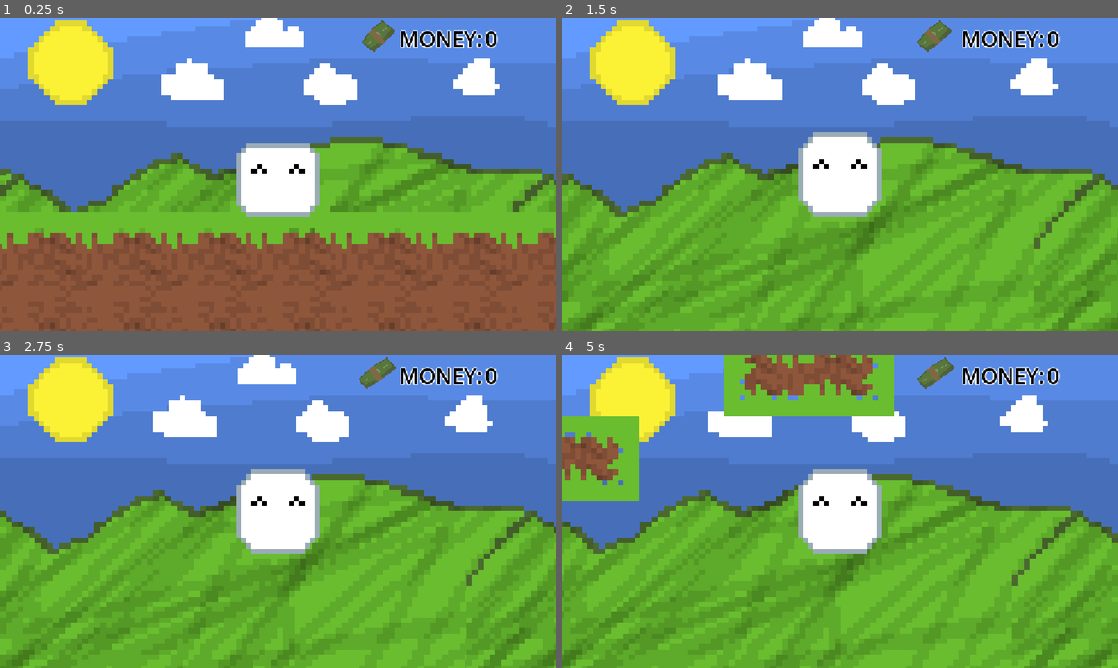
Above: before the commit, frames 1-4 (two rows, left to right).
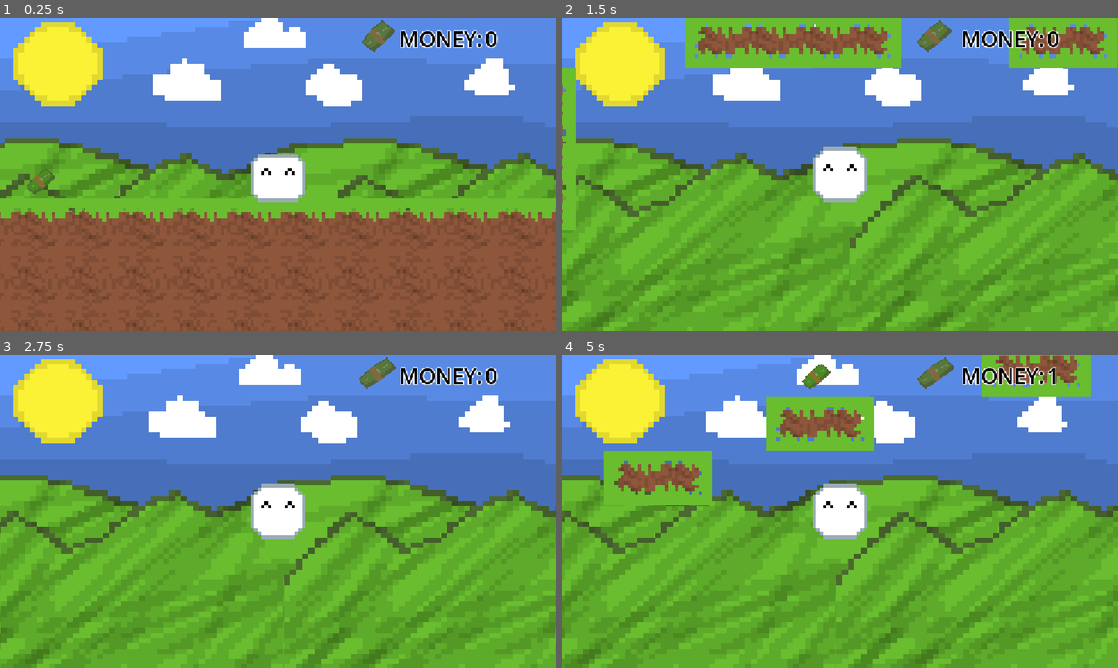
Above: after the commit, the same moments.

Repository: leolevd/Haven-Lisbon-2026
Game: Godot game, scene res://main.tscn
Two runs of this game, one before a commit and one after it. Both use one fixed random seed, a clock stepped at 60 frames per second and the inputs below.
Inputs:
- Up to frame 1 (0.25 s): no input
- Up to frame 2 (1.5 s): tap Enter (ui_accept) at 0.5, 0.77 s; hold Right (ui_right) from 0.53 s (still down)
- Up to frame 3 (2.75 s): tap Enter (ui_accept) at 1.52 s; release Right (ui_right) at 2.03 s; hold Left (ui_left) from 2.03 s (still down)
- Up to frame 4 (5 s): release Left (ui_left) at 2.78 s; hold Right (ui_right) 2.78-4.28 s; tap Enter (ui_accept) at 3.02, 3.77, 4.52 s; hold Left (ui_left) from 4.28 s (still down)

The runs differ from the first frame. In frame 1, 22% of the frame differs, in the area x 0-100%, y 0-100%; in frame 2, 30%; in frame 3, 22%; in frame 4, 35%.

Commit message:
yayayayayay

Diff:
--- a/main.tscn
+++ b/main.tscn
@@ -124,23 +124,24 @@
 [node name="Parallax2D" type="Parallax2D" parent="ParallaxBG" unique_id=220468261]
 z_index = -1
 scroll_scale = Vector2(0, 0)
-repeat_size = Vector2(107, 0)
+repeat_size = Vector2(167, 0)
 repeat_times = 3
 ignore_camera_scroll = true
 
 [node name="Sprite2D" type="Sprite2D" parent="ParallaxBG/Parallax2D" unique_id=1138218521]
-position = Vector2(0.5000019, 0)
-scale = Vector2(1.07, 1)
+position = Vector2(0.5000057, 9.536743e-07)
+scale = Vector2(1.6718751, 1.5625)
 texture = ExtResource("1_ig7tw")
 
 [node name="Parallax2D2" type="Parallax2D" parent="ParallaxBG" unique_id=342766585]
 scroll_scale = Vector2(0.001, 0)
-repeat_size = Vector2(100, 0)
+repeat_size = Vector2(167, 0)
 autoscroll = Vector2(-0.5, 0)
 repeat_times = 3
 ignore_camera_scroll = true
 
 [node name="Sprite2D" type="Sprite2D" parent="ParallaxBG/Parallax2D2" unique_id=111673829]
+scale = Vector2(1.67, 1.56)
 texture = ExtResource("2_h2yge")
 
 [node name="Parallax2D3" type="Parallax2D" parent="ParallaxBG" unique_id=891106381]
@@ -153,17 +154,18 @@
 
 [node name="Sprite2D" type="Sprite2D" parent="ParallaxBG/Parallax2D3" unique_id=781443614]
 position = Vector2(-5.5, 0)
-scale = Vector2(1.11, 1)
+scale = Vector2(1.78, 1.56)
 texture = ExtResource("3_1bvp3")
 
 [node name="Parallax2D4" type="Parallax2D" parent="ParallaxBG" unique_id=1612563116]
 z_index = 2
 scroll_scale = Vector2(0, 0)
-repeat_size = Vector2(100, 0)
+repeat_size = Vector2(167, 0)
 repeat_times = 3
 ignore_camera_scroll = true
 
 [node name="Sprite2D" type="Sprite2D" parent="ParallaxBG/Parallax2D4" unique_id=30500476]
+scale = Vector2(1.67, 1.56)
 texture = ExtResource("4_1bvp3")
 
 [node name="bounceback" parent="." unique_id=278846895 instance=ExtResource("8_5vw27")]
@@ -176,14 +178,64 @@
 tile_map_data = PackedByteArray("AAD5/wIAAAABAAAAAAD6/wIAAAABAAAAAAD7/wIAAAABAAAAAAD8/wIAAAABAAAAAAD9/wIAAAABAAAAAAD+/w …(2000 unchanged characters)…
 tile_set = SubResource("TileSet_7mycd")
 
-[node name="coin" parent="tilemap" unique_id=175693411 instance=ExtResource("9_4c57u")]
-position = Vector2(-184, 26)
-
-[node name="coin2" parent="tilemap" unique_id=775007119 instance=ExtResource("9_4c57u")]
-position = Vector2(-133, 26)
-
-[node name="coin3" parent="tilemap" unique_id=1638592611 instance=ExtResource("9_4c57u")]
-position = Vector2(-71, 27)
-
 [node name="haystack" parent="." unique_id=464760062 instance=ExtResource("9_kek77")]
 position = Vector2(-272, -32)
+
+[node name="maney" type="Node" parent="." unique_id=1224474967]
+
+[node name="coin" parent="maney" unique_id=175693411 instance=ExtResource("9_4c57u")]
+position = Vector2(-184, 26)
+
+[node name="coin2" parent="maney" unique_id=2023820539 instance=ExtResource("9_4c57u")]
+position = Vector2(-133, 26)
+
+[node name="coin3" parent="maney" unique_id=35322927 instance=ExtResource("9_4c57u")]
+position = Vector2(-71, 27)
+
+[node name="coin4" parent="maney" unique_id=1107275368 instance=ExtResource("9_4c57u")]
+position = Vector2(175, 11)
+
+[node name="coin5" parent="maney" unique_id=517762156 instance=ExtResource("9_4c57u")]
+position = Vector2(302, -6)
+
+[node name="coin6" parent="maney" unique_id=1309029760 instance=ExtResource("9_4c57u")]
+position = Vector2(445, -7)
+
+[node name="coin7" parent="maney" unique_id=1214211832 instance=ExtResource("9_4c57u")]
+position = Vector2(590, -54)
+
+[node name="coin8" parent="maney" unique_id=1291591253 instance=ExtResource("9_4c57u")]
+position = Vector2(799, -72)
+
+[node name="coin9" parent="maney" unique_id=1501326268 instance=ExtResource("9_4c57u")]
+position = Vector2(1042, -102)
+
+[node name="coin10" parent="maney" unique_id=1908146982 instance=ExtResource("9_4c57u")]
+position = Vector2(1024, -103)
+
+[node name="coin11" parent="maney" unique_id=1140989169 instance=ExtResource("9_4c57u")]
+position = Vector2(1033, -104)
+
+[node name="coin12" parent="maney" unique_id=1493063429 instance=ExtResource("9_4c57u")]
+position = Vector2(1028, -111)
+
+[node name="coin13" parent="maney" unique_id=1118874808 instance=ExtResource("9_4c57u")]
+position = Vector2(1036, -100)
+
+[node name="coin14" parent="maney" unique_id=1702718672 instance=ExtResource("9_4c57u")]
+position = Vector2(1029, -99)
+
+[node name="coin15" parent="maney" unique_id=651403410 instance=ExtResource("9_4c57u")]
+position = Vector2(1028, -106)
+
+[node name="coin16" parent="maney" unique_id=969115116 instance=ExtResource("9_4c57u")]
+position = Vector2(1042, -98)
+
+[node name="coin17" parent="maney" unique_id=1587117399 instance=ExtResource("9_4c57u")]
+position = Vector2(1024, -99)
+
+[node name="coin18" parent="maney" unique_id=143724775 instance=ExtResource("9_4c57u")]
+position = Vector2(1034, -108)
+
+[node name="coin19" parent="maney" unique_id=341892676 instance=ExtResource("9_4c57u")]
+position = Vector2(1039, -106)
--- a/player.gd
+++ b/player.gd
@@ -15,7 +15,8 @@
 	# Add the gravity.
 	if not is_on_floor():
 		velocity += Vector2(0, GRAVITY) * delta
-
+	else:
+		jumping = false
 	# Handle jump.
 	if Input.is_action_just_pressed("ui_accept") and is_on_floor():
 		jumping = true
--- a/player.tscn
+++ b/player.tscn
@@ -122,7 +122,7 @@
 
 [node name="Camera2D" type="Camera2D" parent="." unique_id=1709170151]
 z_index = 100
-zoom = Vector2(11, 11)
+zoom = Vector2(7, 7)
 
 [node name="CanvasLayer" type="CanvasLayer" parent="." unique_id=516425675]
 
